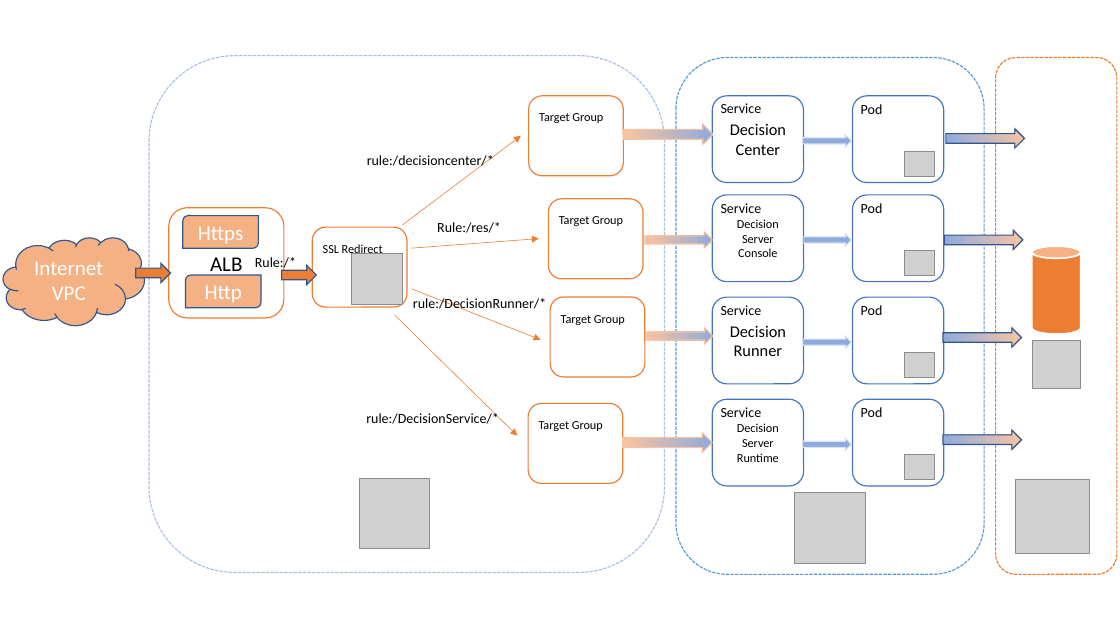
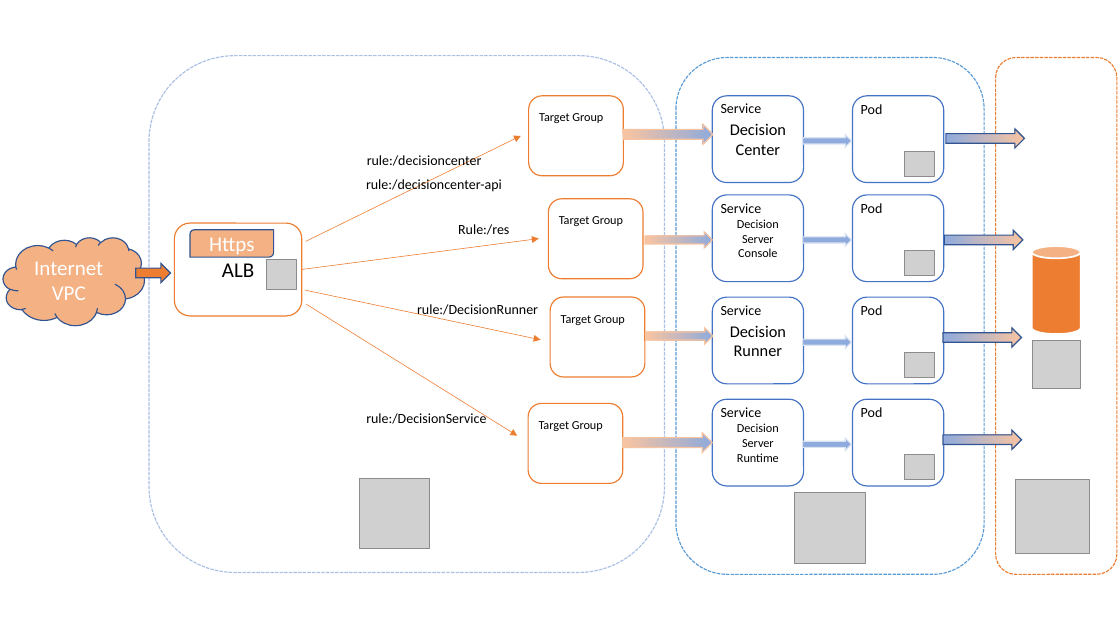
Before and after one commit to DecisionsDev/odm-docker-kubernetes, a slide deck: slide 1 of eks/images/eks-schema.pptx. Drawn at 1120x630 pixels with LibreOffice and Linux fonts; fonts in the diff are those of the drawing; grey boxes stand for pictures; background and template pictures are left out. Boxes give left, top, right and bottom in pixels: in the first picture for what was removed or moved away, otherwise in the second. Text is boxed around its words. In the diff, an @@ line names an element or a change of style, - is before the commit and + after.

```diff
--- a/eks/images/eks-schema.pptx
+++ b/eks/images/eks-schema.pptx
@@ arrow moved from (402, 225) - (521, 136) to (306, 241) - (521, 136) @@
@@ text added at bbox=[366, 177, 502, 193], 12 pt, text #000000 @@
+rule:/decisioncenter-api
@@ text at bbox=[367, 154, 482, 169]: text changed @@
-rule:/decisioncenter/*
+rule:/decisioncenter
@@ rounded rectangle "ALB": place and size @@
-rounded rectangle "ALB" at bbox=[169, 208, 284, 318]
+rounded rectangle "ALB" at bbox=[175, 223, 302, 317]
@@ round diag rect "Https": place and size @@
-round diag rect "Https" at bbox=[183, 216, 259, 249]
+round diag rect "Https" at bbox=[190, 229, 274, 257]
@@ arrow moved from (412, 248) - (539, 239) to (302, 270) - (539, 239) @@
@@ rounded rectangle removed at bbox=[313, 227, 408, 307] @@
@@ rectangle removed at bbox=[314, 237, 403, 260] @@
-SSL Redirect
@@ text at bbox=[458, 224, 509, 235]: text changed @@
-Rule:/res/*
+Rule:/res
@@ text removed at bbox=[255, 255, 296, 271] @@
-Rule:/*
@@ picture: place and size @@
-picture at bbox=[351, 254, 402, 305]
+picture at bbox=[267, 260, 297, 289]
@@ right arrow removed at bbox=[281, 266, 316, 285] @@
@@ round diag rect removed at bbox=[186, 275, 261, 308] @@
-Http
@@ arrow moved from (412, 289) - (541, 339) to (305, 290) - (541, 339) @@
@@ arrow moved from (395, 315) - (518, 436) to (307, 304) - (518, 436) @@
@@ text at bbox=[417, 304, 538, 318]: text changed @@
-rule:/DecisionRunner/*
+rule:/DecisionRunner
@@ text at bbox=[366, 411, 486, 424]: text changed @@
-rule:/DecisionService/*
+rule:/DecisionService
```
Also in this commit, not shown: 1 other file.
